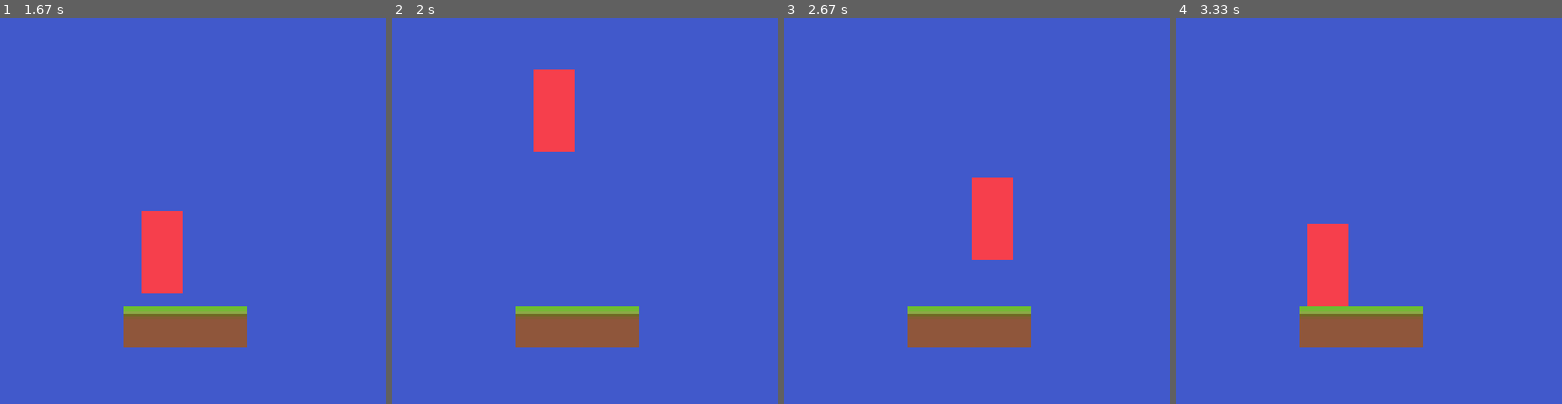
Above: before the commit, frames 1-4 (left to right).
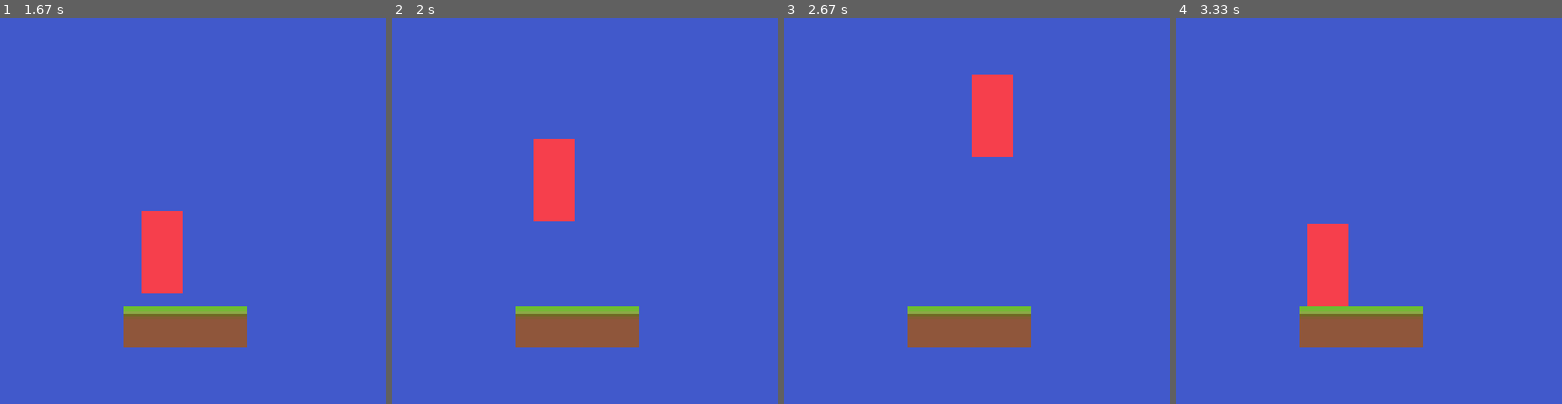
Above: after the commit, the same moments.

Repository: Sweetkubuni/pygame_jam
Game: pygame game, started from hub.py
Same seed, same stepped clock (60 frames per second), same inputs: the game is played once before the commit and once after it.
Inputs:
- Up to frame 1 (1.67 s): tap Enter at 0.33 s; hold Space 0.67-1.13 s; hold Right 0.67-1.13 s; hold Right 1.17-1.63 s
- Up to frame 2 (2 s): hold Up 1.67-1.97 s
- Up to frame 3 (2.67 s): hold Right 2-2.47 s; hold Left from 2.5 s (still down)
- Up to frame 4 (3.33 s): release Left at 3.03 s
The pictures show only the part of the screen within x 0-50%, y 0-50%; the shares and areas given below are measured in that part.

Frame 1 is identical in both runs. In frame 2, 3.8% of the frame differs, in the area x 36-48%, y 13-53%; in frame 3, 4.6%, in the area x 48-60%, y 14-63%; in frame 4, nothing differs.

Commit message:
Re added the jump delay.

Diff:
--- a/sprites/player.py
+++ b/sprites/player.py
@@ -26,7 +26,7 @@
         if self.game.actions[pygame.K_LEFT]:
             self.speed_x += -1
         if self.game.actions[pygame.K_UP] or self.game.actions[pygame.K_SPACE]:
-            if self.grounded: #and self.jump_delay < 0:
+            if self.grounded and self.jump_delay < 0:
                 self.jumping = True
                 self.grounded = False
                 self.jump_delay =  60
@@ -38,7 +38,7 @@
         if self.game.actions[pygame.K_z]:
             pass
 
-        #self.jump_delay -= self.game.delta_time
+        self.jump_delay -= self.game.delta_time
         if self.jumping:
             self.speed_y = -100/30
             if (self.start_height - self.y) >= self.jump_height:
@@ -53,7 +53,6 @@
         self.rect.x = int(self.x)
         hit_list = pygame.sprite.spritecollide(self, self.game.state_stack[-1].current_level.tiles, False)
 
-        collide_tolerance = 5
         for tile in hit_list:
             if self.speed_x > 0:
                 self.rect.right = tile.rect.left
@@ -66,6 +65,7 @@
         self.rect.y = int(self.y)
         hit_list = pygame.sprite.spritecollide(self, self.game.state_stack[-1].current_level.tiles, False)
 
+        collide_tolerance = 5
         for tile in hit_list:
             if abs(tile.rect.bottom - self.rect.top) < collide_tolerance:
                 self.jumping = False
